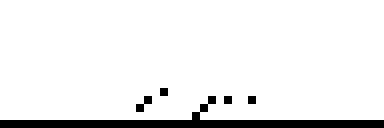
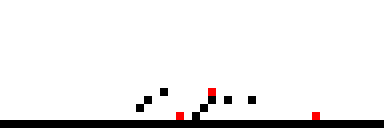
Two versions of the same layered image (384x128). Layer-by-layer changes:
painted on "Layer 0" over [176, 88, 320, 120]
